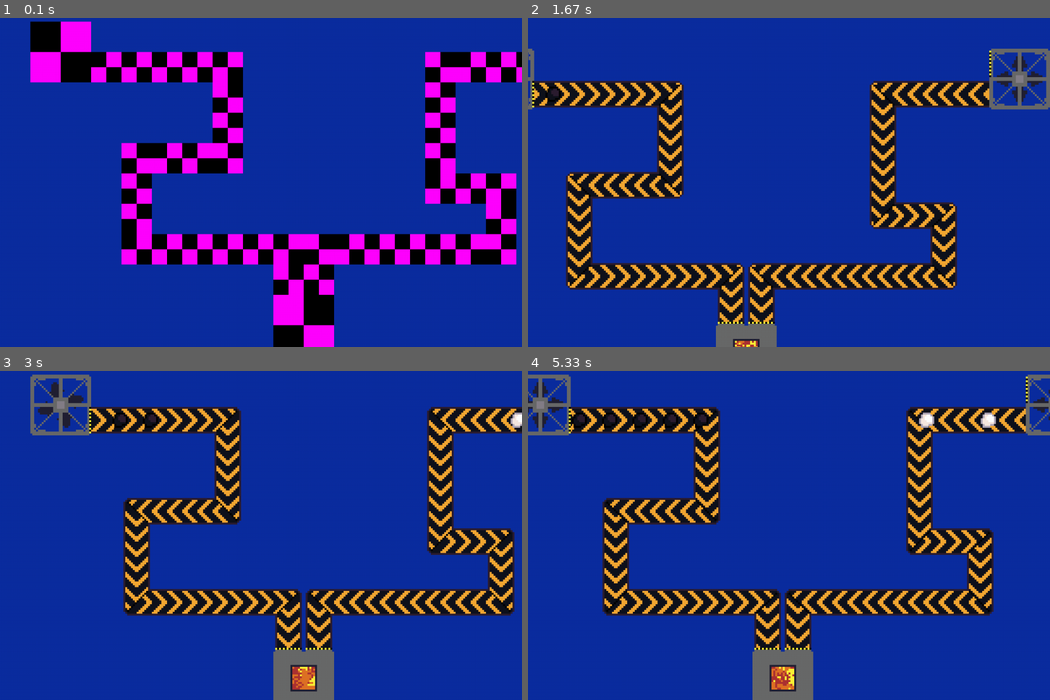
Above: before the commit, frames 1-4 (two rows, left to right).
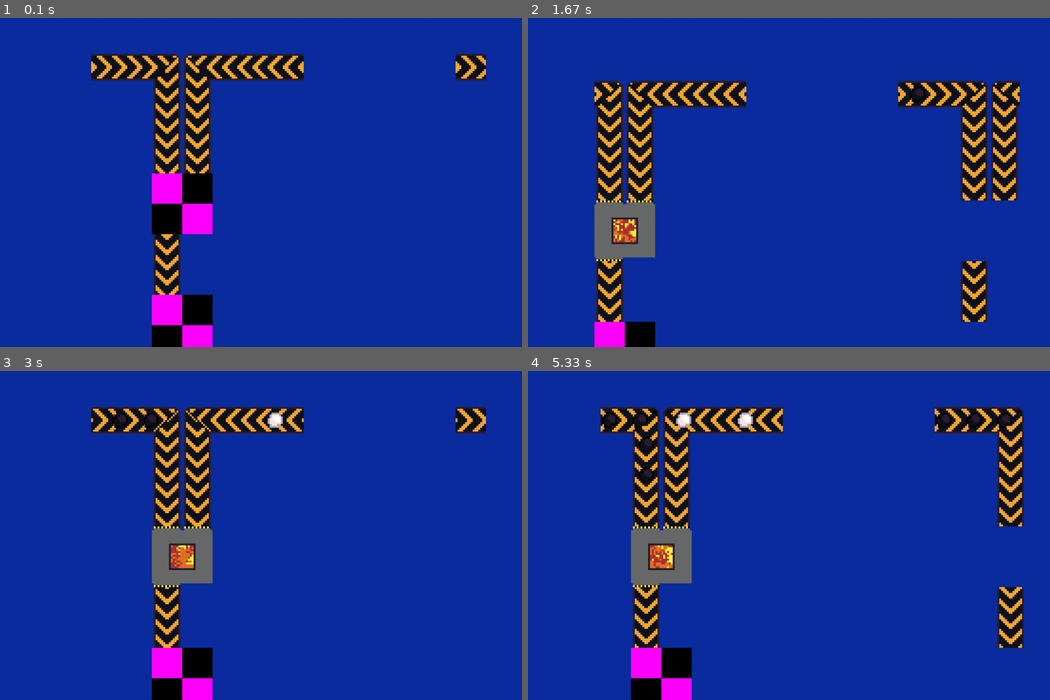
Above: after the commit, the same moments.

Repository: fijianfugufish/factory-game
Game: pygame game, started from main.pyw
Same seed, same stepped clock (60 frames per second), same inputs: the game is played once before the commit and once after it.
Inputs (mouse positions are in pixels of both pictures, inside the frame that each line leads up to):
- Up to frame 1 (0.1 s): no input
- Up to frame 2 (1.67 s): hold D 0.33-0.8 s; move the mouse to (768, 185) at 0.37 s; hold W 0.83-1.13 s; hold D 1.17-1.63 s
- Up to frame 3 (3 s): hold A 1.67-2.2 s; hold S 2.23-2.53 s; hold A 2.57-2.97 s
- Up to frame 4 (5.33 s): hold W 3-3.37 s; hold D 3.4-4.03 s; hold S 4.07-4.43 s; hold A 4.47-4.93 s; hold D from 4.97 s (still down)

The runs differ from the first frame. In frame 1, 32% of the frame differs, in the area x 5-100%, y 1-100%; in frame 2, 30%; in frame 3, 27%; in frame 4, 29%.

Commit message:
added loading and unloading

Diff:
--- a/decodeFactory.py
+++ b/decodeFactory.py
@@ -11,6 +11,8 @@
 
 # must import after display initialisation due to pygames convert() requiring it
 import pygameui
+
+_transportFrameSync = 0
 
 lastCameraPos = [0, 0]
 cameraPos = [0, 0] # measured in world pos
@@ -51,8 +53,8 @@
         self.worldPos = worldPos
 
 class ConveyorBelt(pygameui.AnimatableSprite):
-    def __init__(self, x, y, id, worldPos, speed, bent = False, **kwargs):
-        super().__init__(x, y, w = 1 * 64, h = 1 * 64, **kwargs)
+    def __init__(self, x, y, id, worldPos, speed = 8, bent = False, **kwargs):
+        super().__init__(x, y, w = 1 * 64, h = 1 * 64, autoAnimate = False, **kwargs)
 
         if bent:
             self.image = _ConveyorTurnFrames[0]
@@ -61,7 +63,9 @@
             self.image = _ConveyorStraightFrames[0]
             self.addAnimation("move", *_ConveyorStraightFrames)
 
-        self.startAnimation("move", speed * 8)
+        self.currentAnimation = "move"
+
+        self.speed = speed
         self.id = id
         self.z = -1
 
@@ -113,7 +117,7 @@
     return (screenx, screeny)
 
 def isOffscreen(pos):
-    tolerance = (renderDistance + 2) * 64
+    tolerance = -100 #(renderDistance + 2) * 64
 
     if pos[0] < -tolerance or pos[0] > winx + tolerance:
         return True
@@ -145,7 +149,6 @@
         componentSprites[id] = []
 
     componentSprites[id].append(sprite)
-
 
 def _destroyComponentSprites(id):
     if id not in componentSprites:
@@ -258,6 +261,7 @@
 
                     # add to visible sprite list
                     _addTransportSprite(transport, turnPos, conveyor)
+                    conveyor.frame = _transportFrameSync
                 else:
                     raise ValueError("unknown transport type")
 
@@ -289,6 +293,7 @@
                         conveyor = ConveyorBelt(screenPos[0], screenPos[1], id, pos, speed = transport.speed)
                         conveyor.rotation = previousDirection.value
                         _addTransportSprite(transport, pos, conveyor)
+                        conveyor.frame = _transportFrameSync
                     else:
                         raise ValueError("unknown transport type")
 
@@ -436,9 +441,9 @@
             visibleInventories.remove(inventory.id)
             _destroyComponentSprites(inventory.id)
 
-def decodeAndRender(factory: fac.Factory, moved = False, forceRender = False):
+def decodeAndRender(factory: fac.Factory, dt = 0, moved = False, forceRender = False):
     """render all factory components onscreen"""
-    global cameraPos, lastCameraPos, renderDistance
+    global cameraPos, lastCameraPos, renderDistance, _transportFrameSync
 
     render = dist(cameraPos, lastCameraPos) >= renderDistance
 
@@ -470,3 +475,11 @@
             component.x, component.y = worldToSreen(component.worldPos)
 
     _renderVisibleItems(factory)
+
+    # animate transports based on one time to keep them synced
+    _transportFrameSync += dt
+    for transport in visibleTransportSprites.values():
+        frames = transport.animations[transport.currentAnimation]
+        fps = transport.speed * 8
+        frame = int(_transportFrameSync * fps) % len(frames)
+        transport.image = transport.animations[transport.currentAnimation][frame]
--- a/factory.py
+++ b/factory.py
@@ -310,7 +310,7 @@
             if producer.totalItems() < producer.maxItems:
                 producer.inventory[producer.material] = producer.inventory.get(producer.material, 0) + producer.efficiency
 
-                print(f"{producer.material.name} made")
+                #print(f"{producer.material.name} made")
 
                 totalItems = producer.totalItems()
 
@@ -339,7 +339,7 @@
                 ingredients = machine.currentRecipe.ingredients.items()
                 result = machine.currentRecipe.result
 
-                print(f"{result[0].name} made")
+                #print(f"{result[0].name} made")
 
                 # remove ingredients from machine's inventory
                 for ingredient, amount in ingredients:
@@ -348,7 +348,7 @@
                 # add result to output inventory
                 machine.output_inventory[result[0]] = machine.output_inventory.get(result[0], 0) + result[1]
 
-                print(f"{result[0].name} put on conveyor")
+                #print(f"{result[0].name} put on conveyor")
 
                 machine.progress = 0
 
@@ -392,7 +392,7 @@
                         transport.itemids.append(self.nextid)
                         self.nextid += 1
 
-                        print(f"{itemToTransfer.name} put on conveyor")
+                        #print(f"{itemToTransfer.name} put on conveyor")
 
         # resolve machine i/o
         for id, machine in self.machines.items():
@@ -437,7 +437,7 @@
 
                         transport.lastDestroyedid = transport.itemids[0] # flag to the renderer to destroy the visual rep
 
-                        print(f"{itemToTransport.name} took into furnace")
+                        #print(f"{itemToTransport.name} took into furnace")
 
                         # remove last item from transport
                         del transport.items[0]
@@ -492,7 +492,7 @@
                         # add item into the machine
                         inventory.inventory[itemToTransport] = inventory.inventory.get(itemToTransport, 0) + 1
 
-                        print(f"{itemToTransport.name} stored")
+                        #print(f"{itemToTransport.name} stored")
 
     def step(self, dt: float):
         """main factory update function"""
@@ -504,3 +504,4 @@
 
         # todo fix known edgecases
         # conveyor cannot loop into itself
+        # large step in dt could overrun producer / furnace timers and stop it from being produced
--- a/main.pyw
+++ b/main.pyw
@@ -17,140 +17,175 @@
 
     mainFactory = fac.Factory()
 
-    # line 1
+    # =========================
+    # COMPACT STEEL FACTORY
+    # =========================
+
+    # ---- PRODUCERS ----
     coal1 = mainFactory.addProducer(fac.drill)
     iron1 = mainFactory.addProducer(fac.drill2)
+    coal2 = mainFactory.addProducer(fac.drill)
+    iron2 = mainFactory.addProducer(fac.drill2)
+
+    coal3 = mainFactory.addProducer(fac.drill)
+    iron3 = mainFactory.addProducer(fac.drill2)
+    coal4 = mainFactory.addProducer(fac.drill)
+    iron4 = mainFactory.addProducer(fac.drill2)
+
+    # ---- FURNACES ----
     furnace1 = mainFactory.addMachine(fac.furnace)
+    furnace2 = mainFactory.addMachine(fac.furnace)
+    furnace3 = mainFactory.addMachine(fac.furnace)
+    furnace4 = mainFactory.addMachine(fac.furnace)
+
+    # ---- BOXES ----
     box1 = mainFactory.addInventory(fac.box)
-
-    mainFactory.updateProducer(coal1, position=(1, 1), rotation=fac.Directions.West)
-    mainFactory.updateProducer(iron1, position=(18, 1), rotation=fac.Directions.East)
-    mainFactory.updateMachine(furnace1, position=(9, 10), rotation=fac.Directions.North)
-    mainFactory.updateInventory(box1, position=(9, 18))
+    box2 = mainFactory.addInventory(fac.box)
+    box3 = mainFactory.addInventory(fac.box)
+    box4 = mainFactory.addInventory(fac.box)
+
+
+    # =========================
+    # POSITIONS
+    # =========================
+
+    # top row
+    mainFactory.updateProducer(coal1, position=(1,1), rotation=fac.Directions.West)
+    mainFactory.updateProducer(iron1, position=(10,1), rotation=fac.Directions.East)
+
+    mainFactory.updateProducer(coal2, position=(13,1), rotation=fac.Directions.West)
+    mainFactory.updateProducer(iron2, position=(22,1), rotation=fac.Directions.East)
+
+    # bottom row
+    mainFactory.updateProducer(coal3, position=(1,12), rotation=fac.Directions.West)
+    mainFactory.updateProducer(iron3, position=(10,12), rotation=fac.Directions.East)
+
+    mainFactory.updateProducer(coal4, position=(13,12), rotation=fac.Directions.West)
+    mainFactory.updateProducer(iron4, position=(22,12), rotation=fac.Directions.East)
+
+    # furnaces packed in centre
+    mainFactory.updateMachine(furnace1, position=(5,6), rotation=fac.Directions.North)
+    mainFactory.updateMachine(furnace2, position=(17,6), rotation=fac.Directions.North)
+
+    mainFactory.updateMachine(furnace3, position=(5,17), rotation=fac.Directions.North)
+    mainFactory.updateMachine(furnace4, position=(17,17), rotation=fac.Directions.North)
+
+    # output boxes
+    mainFactory.updateInventory(box1, position=(5,10))
+    mainFactory.updateInventory(box2, position=(17,10))
+
+    mainFactory.updateInventory(box3, position=(5,21))
+    mainFactory.updateInventory(box4, position=(17,21))
+
+
+    # =========================
+    # TRANSPORTS
+    # =========================
 
     coalT1 = mainFactory.addTransport(fac.conveyor)
     ironT1 = mainFactory.addTransport(fac.conveyor)
     steelT1 = mainFactory.addTransport(fac.conveyor)
 
-    mainFactory.updateProducer(coal1, outputids=[coalT1])
-    mainFactory.updateProducer(iron1, outputids=[ironT1])
-    mainFactory.updateMachine(furnace1, inputids=[coalT1, ironT1], outputid=steelT1, recipe=fac.steelRecipe)
-    mainFactory.updateInventory(box1, inputids=[steelT1])
-
-    mainFactory.addTransportTurn(coalT1, [(3, 2), fac.Directions.East])
-    mainFactory.addTransportTurn(coalT1, [(7, 2), fac.Directions.South])
-    mainFactory.addTransportTurn(coalT1, [(7, 5), fac.Directions.West])
-    mainFactory.addTransportTurn(coalT1, [(4, 5), fac.Directions.South])
-    mainFactory.addTransportTurn(coalT1, [(4, 8), fac.Directions.East])
-    mainFactory.addTransportTurn(coalT1, [(9, 8), fac.Directions.South])
-    mainFactory.addTransportTurn(coalT1, [(9, 9), fac.Directions.South])
-
-    mainFactory.addTransportTurn(ironT1, [(17, 2), fac.Directions.West])
-    mainFactory.addTransportTurn(ironT1, [(14, 2), fac.Directions.South])
-    mainFactory.addTransportTurn(ironT1, [(14, 6), fac.Directions.East])
-    mainFactory.addTransportTurn(ironT1, [(16, 6), fac.Directions.South])
-    mainFactory.addTransportTurn(ironT1, [(16, 8), fac.Directions.West])
-    mainFactory.addTransportTurn(ironT1, [(10, 8), fac.Directions.South])
-    mainFactory.addTransportTurn(ironT1, [(10, 9), fac.Directions.South])
-
-    mainFactory.addTransportTurn(steelT1, [(9, 12), fac.Directions.South])
-    mainFactory.addTransportTurn(steelT1, [(9, 14), fac.Directions.East])
-    mainFactory.addTransportTurn(steelT1, [(13, 14), fac.Directions.South])
-    mainFactory.addTransportTurn(steelT1, [(13, 16), fac.Directions.West])
-    mainFactory.addTransportTurn(steelT1, [(10, 16), fac.Directions.South])
-    mainFactory.addTransportTurn(steelT1, [(10, 17), fac.Directions.South])
-
-
-    # line 2
-    coal2 = mainFactory.addProducer(fac.drill)
-    iron2 = mainFactory.addProducer(fac.drill2)
-    furnace2 = mainFactory.addMachine(fac.furnace)
-    box2 = mainFactory.addInventory(fac.box)
-
-    mainFactory.updateProducer(coal2, position=(30, 3), rotation=fac.Directions.West)
-    mainFactory.updateProducer(iron2, position=(52, 4), rotation=fac.Directions.East)
-    mainFactory.updateMachine(furnace2, position=(40, 14), rotation=fac.Directions.North)
-    mainFactory.updateInventory(box2, position=(40, 24))
-
     coalT2 = mainFactory.addTransport(fac.conveyor)
     ironT2 = mainFactory.addTransport(fac.conveyor)
     steelT2 = mainFactory.addTransport(fac.conveyor)
 
-    mainFactory.updateProducer(coal2, outputids=[coalT2])
-    mainFactory.updateProducer(iron2, outputids=[ironT2])
-    mainFactory.updateMachine(furnace2, inputids=[coalT2, ironT2], outputid=steelT2, recipe=fac.steelRecipe)
-    mainFactory.updateInventory(box2, inputids=[steelT2])
-
-    mainFactory.addTransportTurn(coalT2, [(32, 4), fac.Directions.East])
-    mainFactory.addTransportTurn(coalT2, [(37, 4), fac.Directions.South])
-    mainFactory.addTransportTurn(coalT2, [(37, 7), fac.Directions.West])
-    mainFactory.addTransportTurn(coalT2, [(34, 7), fac.Directions.South])
-    mainFactory.addTransportTurn(coalT2, [(34, 11), fac.Directions.East])
-    mainFactory.addTransportTurn(coalT2, [(40, 11), fac.Directions.South])
-    mainFactory.addTransportTurn(coalT2, [(40, 13), fac.Directions.South])
-
-    mainFactory.addTransportTurn(ironT2, [(51, 5), fac.Directions.West])
-    mainFactory.addTransportTurn(ironT2, [(47, 5), fac.Directions.South])
-    mainFactory.addTransportTurn(ironT2, [(47, 8), fac.Directions.East])
-    mainFactory.addTransportTurn(ironT2, [(50, 8), fac.Directions.South])
-    mainFactory.addTransportTurn(ironT2, [(50, 11), fac.Directions.West])
-    mainFactory.addTransportTurn(ironT2, [(41, 11), fac.Directions.South])
-    mainFactory.addTransportTurn(ironT2, [(41, 13), fac.Directions.South])
-
-    mainFactory.addTransportTurn(steelT2, [(40, 16), fac.Directions.South])
-    mainFactory.addTransportTurn(steelT2, [(40, 18), fac.Directions.West])
-    mainFactory.addTransportTurn(steelT2, [(36, 18), fac.Directions.South])
-    mainFactory.addTransportTurn(steelT2, [(36, 21), fac.Directions.East])
-    mainFactory.addTransportTurn(steelT2, [(40, 21), fac.Directions.South])
-    mainFactory.addTransportTurn(steelT2, [(40, 23), fac.Directions.South])
-
-
-    # line 3 - deliberately long
-    coal3 = mainFactory.addProducer(fac.drill)
-    iron3 = mainFactory.addProducer(fac.drill2)
-    furnace3 = mainFactory.addMachine(fac.furnace)
-    box3 = mainFactory.addInventory(fac.box)
-
-    mainFactory.updateProducer(coal3, position=(-18, 28), rotation=fac.Directions.West)
-    mainFactory.updateProducer(iron3, position=(14, 29), rotation=fac.Directions.East)
-    mainFactory.updateMachine(furnace3, position=(-1, 43), rotation=fac.Directions.North)
-    mainFactory.updateInventory(box3, position=(-1, 54))
-
     coalT3 = mainFactory.addTransport(fac.conveyor)
     ironT3 = mainFactory.addTransport(fac.conveyor)
     steelT3 = mainFactory.addTransport(fac.conveyor)
 
+    coalT4 = mainFactory.addTransport(fac.conveyor)
+    ironT4 = mainFactory.addTransport(fac.conveyor)
+    steelT4 = mainFactory.addTransport(fac.conveyor)
+
+
+    # =========================
+    # CONNECTIONS
+    # =========================
+
+    mainFactory.updateProducer(coal1, outputids=[coalT1])
+    mainFactory.updateProducer(iron1, outputids=[ironT1])
+    mainFactory.updateMachine(furnace1, inputids=[coalT1,ironT1], outputid=steelT1, recipe=fac.steelRecipe)
+    mainFactory.updateInventory(box1, inputids=[steelT1])
+
+    mainFactory.updateProducer(coal2, outputids=[coalT2])
+    mainFactory.updateProducer(iron2, outputids=[ironT2])
+    mainFactory.updateMachine(furnace2, inputids=[coalT2,ironT2], outputid=steelT2, recipe=fac.steelRecipe)
+    mainFactory.updateInventory(box2, inputids=[steelT2])
+
     mainFactory.updateProducer(coal3, outputids=[coalT3])
     mainFactory.updateProducer(iron3, outputids=[ironT3])
-    mainFactory.updateMachine(furnace3, inputids=[coalT3, ironT3], outputid=steelT3, recipe=fac.steelRecipe)
+    mainFactory.updateMachine(furnace3, inputids=[coalT3,ironT3], outputid=steelT3, recipe=fac.steelRecipe)
     mainFactory.updateInventory(box3, inputids=[steelT3])
 
-    mainFactory.addTransportTurn(coalT3, [(-16, 29), fac.Directions.East])
-    mainFactory.addTransportTurn(coalT3, [(-10, 29), fac.Directions.South])
-    mainFactory.addTransportTurn(coalT3, [(-10, 33), fac.Directions.East])
-    mainFactory.addTransportTurn(coalT3, [(-5, 33), fac.Directions.South])
-    mainFactory.addTransportTurn(coalT3, [(-5, 37), fac.Directions.West])
-    mainFactory.addTransportTurn(coalT3, [(-11, 37), fac.Directions.South])
-    mainFactory.addTransportTurn(coalT3, [(-11, 40), fac.Directions.East])
-    mainFactory.addTransportTurn(coalT3, [(-1, 40), fac.Directions.South])
-    mainFactory.addTransportTurn(coalT3, [(-1, 42), fac.Directions.South])
-
-    mainFactory.addTransportTurn(ironT3, [(13, 30), fac.Directions.West])
-    mainFactory.addTransportTurn(ironT3, [(9, 30), fac.Directions.South])
-    mainFactory.addTransportTurn(ironT3, [(9, 34), fac.Directions.East])
-    mainFactory.addTransportTurn(ironT3, [(12, 34), fac.Directions.South])
-    mainFactory.addTransportTurn(ironT3, [(12, 38), fac.Directions.West])
-    mainFactory.addTransportTurn(ironT3, [(5, 38), fac.Directions.South])
-    mainFactory.addTransportTurn(ironT3, [(5, 40), fac.Directions.West])
-    mainFactory.addTransportTurn(ironT3, [(0, 40), fac.Directions.South])
-    mainFactory.addTransportTurn(ironT3, [(0, 42), fac.Directions.South])
-
-    mainFactory.addTransportTurn(steelT3, [(-1, 45), fac.Directions.South])
-    mainFactory.addTransportTurn(steelT3, [(-1, 47), fac.Directions.East])
-    mainFactory.addTransportTurn(steelT3, [(5, 47), fac.Directions.South])
-    mainFactory.addTransportTurn(steelT3, [(5, 50), fac.Directions.West])
-    mainFactory.addTransportTurn(steelT3, [(0, 50), fac.Directions.South])
-    mainFactory.addTransportTurn(steelT3, [(0, 53), fac.Directions.South])
+    mainFactory.updateProducer(coal4, outputids=[coalT4])
+    mainFactory.updateProducer(iron4, outputids=[ironT4])
+    mainFactory.updateMachine(furnace4, inputids=[coalT4,ironT4], outputid=steelT4, recipe=fac.steelRecipe)
+    mainFactory.updateInventory(box4, inputids=[steelT4])
+
+
+    # =========================
+    # TOP LEFT CELL
+    # =========================
+
+    mainFactory.addTransportTurn(coalT1, [(3,2), fac.Directions.East])
+    mainFactory.addTransportTurn(coalT1, [(5,2), fac.Directions.South])
+    mainFactory.addTransportTurn(coalT1, [(5,5), fac.Directions.South])
+
+    mainFactory.addTransportTurn(ironT1, [(9,2), fac.Directions.West])
+    mainFactory.addTransportTurn(ironT1, [(6,2), fac.Directions.South])
+    mainFactory.addTransportTurn(ironT1, [(6,5), fac.Directions.South])
+
+    mainFactory.addTransportTurn(steelT1, [(5,8), fac.Directions.South])
+    mainFactory.addTransportTurn(steelT1, [(5,9), fac.Directions.South])
+
+
+    # =========================
+    # TOP RIGHT CELL
+    # =========================
+
+    mainFactory.addTransportTurn(coalT2, [(15,2), fac.Directions.East])
+    mainFactory.addTransportTurn(coalT2, [(17,2), fac.Directions.South])
+    mainFactory.addTransportTurn(coalT2, [(17,5), fac.Directions.South])
+
+    mainFactory.addTransportTurn(ironT2, [(21,2), fac.Directions.West])
+    mainFactory.addTransportTurn(ironT2, [(18,2), fac.Directions.South])
+    mainFactory.addTransportTurn(ironT2, [(18,5), fac.Directions.South])
+
+    mainFactory.addTransportTurn(steelT2, [(17,8), fac.Directions.South])
+    mainFactory.addTransportTurn(steelT2, [(17,9), fac.Directions.South])
+
+
+    # =========================
+    # BOTTOM LEFT CELL
+    # =========================
+
+    mainFactory.addTransportTurn(coalT3, [(3,13), fac.Directions.East])
+    mainFactory.addTransportTurn(coalT3, [(5,13), fac.Directions.South])
+    mainFactory.addTransportTurn(coalT3, [(5,16), fac.Directions.South])
+
+    mainFactory.addTransportTurn(ironT3, [(9,13), fac.Directions.West])
+    mainFactory.addTransportTurn(ironT3, [(6,13), fac.Directions.South])
+    mainFactory.addTransportTurn(ironT3, [(6,16), fac.Directions.South])
+
+    mainFactory.addTransportTurn(steelT3, [(5,19), fac.Directions.South])
+    mainFactory.addTransportTurn(steelT3, [(5,20), fac.Directions.South])
+
+
+    # =========================
+    # BOTTOM RIGHT CELL
+    # =========================
+
+    mainFactory.addTransportTurn(coalT4, [(15,13), fac.Directions.East])
+    mainFactory.addTransportTurn(coalT4, [(17,13), fac.Directions.South])
+    mainFactory.addTransportTurn(coalT4, [(17,16), fac.Directions.South])
+
+    mainFactory.addTransportTurn(ironT4, [(21,13), fac.Directions.West])
+    mainFactory.addTransportTurn(ironT4, [(18,13), fac.Directions.South])
+    mainFactory.addTransportTurn(ironT4, [(18,16), fac.Directions.South])
+
+    mainFactory.addTransportTurn(steelT4, [(17,19), fac.Directions.South])
+    mainFactory.addTransportTurn(steelT4, [(17,20), fac.Directions.South])
 
     decodeAndRender(mainFactory, forceRender = True)
 
@@ -187,7 +222,7 @@
 
         mainFactory.step(dt)
 
-        decodeAndRender(mainFactory, moved = moved)
+        decodeAndRender(mainFactory, dt = dt, moved = moved)
 
         drawAll(window, dt)
 
--- a/pygameui.py
+++ b/pygameui.py
@@ -294,7 +294,7 @@
 class AnimatableSprite(Sprite):
     animationInstances = []
 
-    def __init__(self, x, y, w, h, z = 0, image = noTexture, style = defaultStyle, **kwargs):
+    def __init__(self, x, y, w, h, z = 0, autoAnimate = True, image = noTexture, style = defaultStyle, **kwargs):
         super().__init__(x, y, w, h, z, image = image, style = style, **kwargs)
 
         self.animations = {}
@@ -306,7 +306,9 @@
 
         self._originalAnimations = {}
 
-        self.animationInstances.append(self)
+        self.autoAnimate = autoAnimate
+
+        if autoAnimate: self.animationInstances.append(self)
 
     def addAnimation(self, name, *args):
         """put frames of animation in args after name"""
@@ -343,7 +345,7 @@
 
     def destroy(self):
         UI.instances.remove(self)
-        AnimatableSprite.animationInstances.remove(self)
+        if self.autoAnimate: AnimatableSprite.animationInstances.remove(self)
 
     @property
     def rotation(self):
